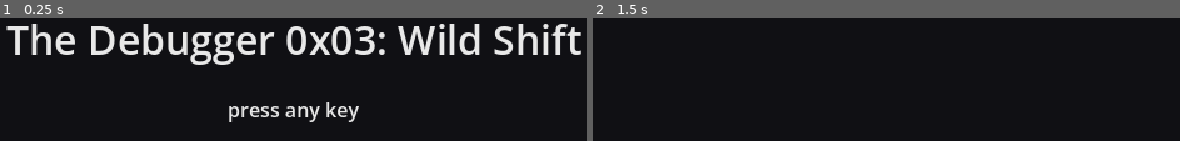
Above: before the commit, frames 1-2 (left to right).
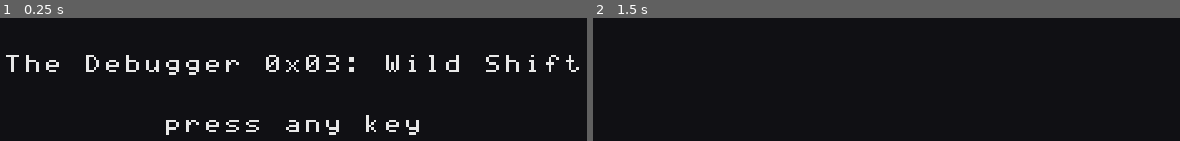
Above: after the commit, the same moments.

Repository: basteez/the-debugger-0x3-wild-shift
Game: Godot game, scene res://src/main/main.tscn
The game is run twice, just before and just after one commit, with the same random seed, the same clock (stepped at 60 frames per second) and the same inputs.
Inputs (mouse positions are in pixels of both pictures, inside the frame that each line leads up to):
- Up to frame 1 (0.25 s): no input
- Up to frame 2 (1.5 s): tap Enter at 0.5 s; move the mouse to (1062, 57) at 0.52 s; hold Shift 0.53-1.25 s; click (1062, 57) at 0.67 s; tap Space at 0.77, 1.25 s; drag from (728, 102) to (outside the picture) at 1.27 s

The runs differ from the first frame. In frame 1, 16% of the frame differs, in the area x 1-99%, y 4-96%; in frame 2, nothing differs.

Commit message:
feat(ui): draw the title screen with the pixel font at 2x
Replaces ThemeDB.fallback_font; title and prompt are centred on the 8-px grid.
Adds the font coverage test derived from the arena, HUD and title constants.

Diff:
--- a/game/src/ui/screens/title/title_screen.gd
+++ b/game/src/ui/screens/title/title_screen.gd
@@ -7,10 +7,11 @@
 
 const TITLE_TEXT := "The Debugger 0x03: Wild Shift"
 const PROMPT_TEXT := "press any key"
-const TITLE_FONT_SIZE := 32
-const PROMPT_FONT_SIZE := 16
-const TITLE_BASELINE_Y := 160
-const PROMPT_BASELINE_Y := 210
+## Pixel font at 2x (16-px glyph cells, Story 1.5 DC2). Y values are the top of each glyph row,
+## on the 8-px grid; x is centred on the 640-px base and snapped to the 8-px grid.
+const TEXT_SCALE := 2
+const TITLE_TOP_Y := 160
+const PROMPT_TOP_Y := 208
 ## Option id -> InputMap action (DC7). The keys live only in project.godot [input].
 const OPTION_ACTIONS: Dictionary[StringName, StringName] = {
 	&"new_run": &"title_option_new_run",
@@ -101,7 +102,11 @@
 
 
 func _draw() -> void:
-	var font: Font = ThemeDB.fallback_font
-	var width: float = float(Const.BASE_RES.x)
-	draw_string(font, Vector2(0, TITLE_BASELINE_Y), TITLE_TEXT, HORIZONTAL_ALIGNMENT_CENTER, width, TITLE_FONT_SIZE, Palette.INK)
-	draw_string(font, Vector2(0, PROMPT_BASELINE_Y), PROMPT_TEXT, HORIZONTAL_ALIGNMENT_CENTER, width, PROMPT_FONT_SIZE, Palette.INK)
+	GlyphFont.draw_at(self, Vector2(centred_x(TITLE_TEXT), TITLE_TOP_Y), TITLE_TEXT, Palette.INK, TEXT_SCALE)
+	GlyphFont.draw_at(self, Vector2(centred_x(PROMPT_TEXT), PROMPT_TOP_Y), PROMPT_TEXT, Palette.INK, TEXT_SCALE)
+
+
+## Left x that centres `text` at TEXT_SCALE on the base width, snapped down to the 8-px grid.
+static func centred_x(text: String) -> int:
+	var x: int = (Const.BASE_RES.x - GlyphFont.text_width(text, TEXT_SCALE)) / 2
+	return x - x % GlyphFont.CELL
--- /dev/null
+++ b/game/tests/unit/test_font_coverage.gd
@@ -0,0 +1,62 @@
+extends GutTest
+## Story 1.5 AC5: the vendored font covers every glyph the arena, HUD frame and title draw.
+## The set is derived from the code's constants so it cannot drift from what is drawn.
+
+const FONT_DIR := "res://assets/fonts/"
+const LICENSE_PATH := "res://assets/fonts/wildshift8-LICENSE.txt"
+## Glyphs the HUD frame draws besides its text constants (box drawing) and the 2.3 cooldown cells.
+const FRAME_GLYPHS := "┌┐└┘├┤─│■□░█"
+
+
+func _used_codepoints() -> Dictionary[int, String]:
+	var texts: PackedStringArray = []
+	texts.append_array(Arena.LAYOUT)
+	texts.append(Arena.LABEL)
+	texts.append_array([Hud.TOP_BAR, Hud.SKY, Hud.REG_TITLE, Hud.LOG_HEADER])
+	texts.append_array(Hud.LINE_NO)
+	texts.append_array(Hud.box_rows(Hud.REGISTER, Hud.REG_TITLE))
+	texts.append_array(Hud.box_rows(Hud.DUCK))
+	texts.append_array([TitleScreen.TITLE_TEXT, TitleScreen.PROMPT_TEXT])
+	texts.append(FRAME_GLYPHS)
+	var used: Dictionary[int, String] = {}
+	for t: String in texts:
+		for i: int in t.length():
+			used[t.unicode_at(i)] = t[i]
+	return used
+
+
+func test_font_has_every_used_glyph() -> void:
+	var font: Font = GlyphFont.font()
+	var used: Dictionary[int, String] = _used_codepoints()
+	assert_gt(used.size(), 20, "derived glyph set looks too small")
+	for code: int in used:
+		if code == 0x20:
+			continue
+		assert_true(font.has_char(code), "font lacks U+%04X '%s'" % [code, used[code]])
+
+
+func test_font_covers_printable_ascii() -> void:
+	var font: Font = GlyphFont.font()
+	for code: int in range(0x21, 0x7F):
+		assert_true(font.has_char(code), "font lacks ASCII 0x%02X" % code)
+
+
+func test_font_is_an_8px_bitmap_font_with_integer_scaling() -> void:
+	var font := GlyphFont.font() as FontFile
+	assert_not_null(font)
+	assert_eq(font.fixed_size, 8)
+	assert_eq(font.fixed_size_scale_mode, TextServer.FIXED_SIZE_SCALE_INTEGER_ONLY)
+	assert_eq(font.get_height(8), 8.0)
+	assert_eq(font.get_height(16), 16.0)
+	assert_eq(font.get_string_size("ab", HORIZONTAL_ALIGNMENT_LEFT, -1, 8).x, 16.0)
+	assert_eq(font.get_string_size("ab", HORIZONTAL_ALIGNMENT_LEFT, -1, 16).x, 32.0)
+
+
+func test_licence_file_names_font_version_url_and_cc0() -> void:
+	assert_true(FileAccess.file_exists(LICENSE_PATH), "licence file missing")
+	var text: String = FileAccess.get_file_as_string(LICENSE_PATH)
+	assert_string_contains(text, "Wildshift8")
+	assert_string_contains(text, "Version:")
+	assert_string_contains(text, "https://github.com/basteez/the-debugger-0x3-wild-shift")
+	assert_string_contains(text, "CC0 1.0 Universal")
+	assert_string_contains(text, "Statement of Purpose")
--- /dev/null
+++ b/game/tests/unit/test_title_font.gd
@@ -0,0 +1,28 @@
+extends GutTest
+## Story 1.5 AC4/DC2: the title uses the pixel font at 2x; text constants unchanged.
+
+const TITLE_PATH := "res://src/ui/screens/title/title_screen.gd"
+
+
+func test_no_fallback_font_in_title() -> void:
+	var text: String = FileAccess.get_file_as_string(TITLE_PATH)
+	assert_ne(text, "")
+	assert_false(text.contains("fallback_font"), "title still references ThemeDB.fallback_font")
+	assert_true(text.contains("GlyphFont."), "title does not draw with GlyphFont")
+
+
+func test_text_constants_unchanged() -> void:
+	assert_eq(TitleScreen.TITLE_TEXT, "The Debugger 0x03: Wild Shift")
+	assert_eq(TitleScreen.PROMPT_TEXT, "press any key")
+
+
+func test_title_fits_and_sits_on_the_8px_grid() -> void:
+	assert_eq(TitleScreen.TEXT_SCALE, 2)
+	assert_eq(GlyphFont.text_width(TitleScreen.TITLE_TEXT, 2), 464)
+	assert_lte(GlyphFont.text_width(TitleScreen.TITLE_TEXT, 2), Const.BASE_RES.x)
+	for y: int in [TitleScreen.TITLE_TOP_Y, TitleScreen.PROMPT_TOP_Y]:
+		assert_eq(y % 8, 0)
+	for t: String in [TitleScreen.TITLE_TEXT, TitleScreen.PROMPT_TEXT]:
+		var x: int = TitleScreen.centred_x(t)
+		assert_eq(x % 8, 0)
+		assert_lte(absi(x * 2 + GlyphFont.text_width(t, 2) - Const.BASE_RES.x), 16, "not centred: %s" % t)
Not shown, added: game/tests/unit/test_font_coverage.gd.uid
Not shown, added: game/tests/unit/test_title_font.gd.uid
